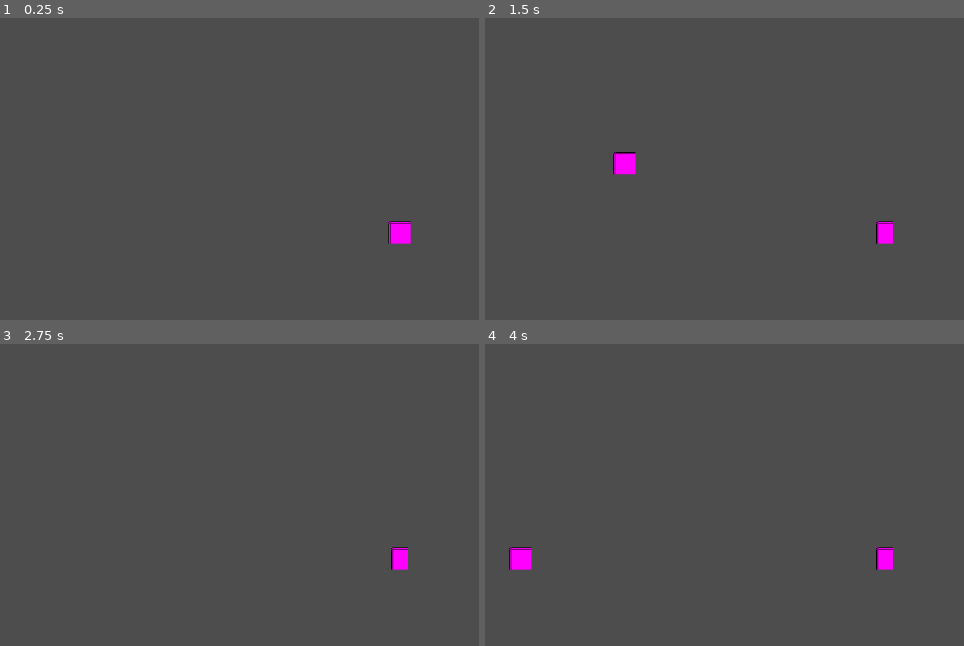
Above: before the commit, frames 1-4 (two rows, left to right).
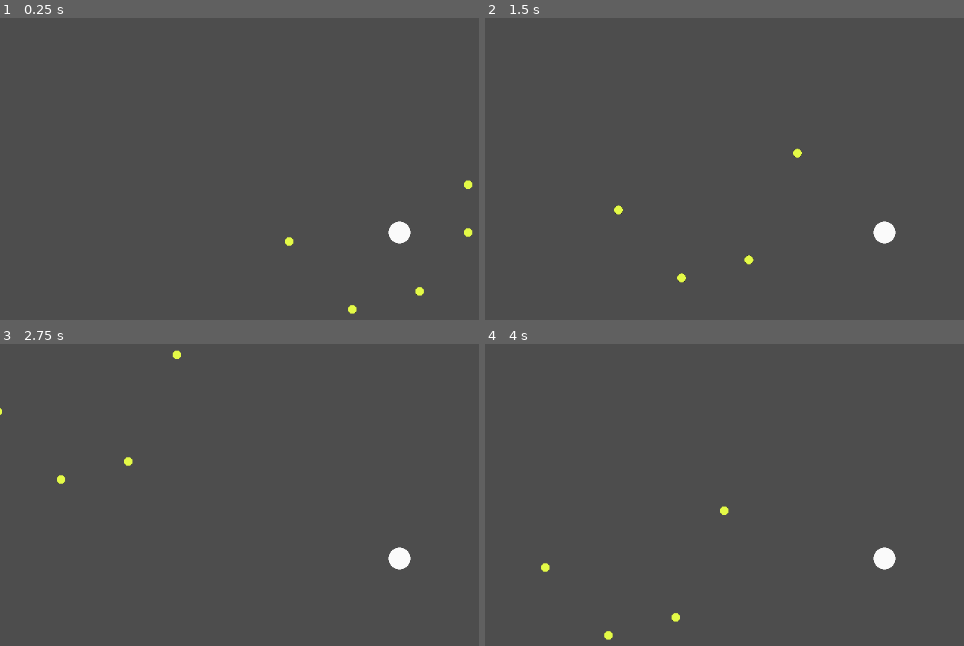
Above: after the commit, the same moments.

Repository: Mythidas/ProjectDoggo
Game: Godot game, scene res://scenes/Sandbox.tscn
Same seed, same stepped clock (60 frames per second), same inputs: the game is played once before the commit and once after it.
Inputs:
- Up to frame 1 (0.25 s): no input
- Up to frame 2 (1.5 s): tap Enter (ui_accept) at 0.5, 0.6, 0.77, 1.07, 1.35 s; hold D (move_right, bound only before the commit) 0.53-1.28 s; hold S (move_down, bound only before the commit) from 1.28 s (still down)
- Up to frame 3 (2.75 s): tap Enter (ui_accept) at 1.52, 1.82, 2.1 s; release S (move_down, bound only before the commit) at 2.03 s; hold D (move_right, bound only before the commit) from 2.03 s (still down)
- Up to frame 4 (4 s): release D (move_right, bound only before the commit) at 2.78 s; hold W (move_up, bound only before the commit) 2.78-3.53 s; tap Enter (ui_accept) at 2.85, 3.02, 3.32, 3.6, 3.77 s; hold A (move_left, bound only before the commit) from 3.53 s (still down)

The runs differ from the first frame. In frame 1, 0.6% of the frame differs, in the area x 59-99%, y 53-99%; in frame 2, 0.9%, in the area x 26-86%, y 43-88%; in frame 3, 0.4%; in frame 4, 0.9%.

Commit message:
Impl base logic for weapons and game loop

Diff:
--- /dev/null
+++ b/actors/enemy/Enemy.gd
@@ -0,0 +1,22 @@
+extends Node2D
+
+@export var health = 100.0
+@export var experience: PackedScene
+
+func _ready() -> void:
+	GameMode.register_enemy(self)
+
+func _process(_delta: float) -> void:
+	pass
+
+func damage(amt: float) -> void:
+	health -= amt
+	if health <= 0.0:
+		kill()
+
+func kill() -> void:
+	var e = experience.instantiate()
+	e.position = position
+	get_parent().add_child(e)
+	GameMode.deregister_enemy(self)
+	queue_free()
--- /dev/null
+++ b/actors/enemy/Enemy.tscn
@@ -0,0 +1,18 @@
+[gd_scene load_steps=4 format=3 uid="uid://b185hm1yewxda"]
+
+[ext_resource type="Script" uid="uid://bckjay3fdpvsm" path="res://actors/enemy/Enemy.gd" id="1_w3ph3"]
+[ext_resource type="Texture2D" uid="uid://dg2bcswhak50r" path="res://assets/sprites/Triangle.png" id="2_1fqe1"]
+[ext_resource type="PackedScene" uid="uid://x136841imjpn" path="res://actors/experience/Experience.tscn" id="2_h8hrn"]
+
+[node name="Enemy" type="Area2D"]
+script = ExtResource("1_w3ph3")
+experience = ExtResource("2_h8hrn")
+
+[node name="Sprite2D" type="Sprite2D" parent="."]
+position = Vector2(0, -4)
+scale = Vector2(0.25, 0.25)
+texture = ExtResource("2_1fqe1")
+
+[node name="CollisionPolygon2D" type="CollisionPolygon2D" parent="."]
+position = Vector2(0, -19)
+polygon = PackedVector2Array(0, 0, -15.465, 30.56, 15, 30)
--- /dev/null
+++ b/actors/experience/Experience.gd
@@ -0,0 +1,10 @@
+extends Node2D
+
+@export var value = 10
+
+@onready var player = GameMode.player
+
+func _process(_delta: float) -> void:
+	if player.position.distance_to(position) <= player.stat_manager.pickup_radius:
+		player.stat_manager.grant_xp(value)
+		queue_free()
--- /dev/null
+++ b/actors/experience/Experience.tscn
@@ -0,0 +1,10 @@
+[gd_scene load_steps=3 format=3 uid="uid://x136841imjpn"]
+
+[ext_resource type="Script" uid="uid://c0ommb6xfq1in" path="res://actors/experience/Experience.gd" id="1_0h21u"]
+[ext_resource type="Texture2D" uid="uid://0tln0y205f6k" path="res://assets/sprites/Circle.png" id="1_mph3i"]
+
+[node name="Experience" type="Sprite2D"]
+modulate = Color(0.9098039, 1, 0.28235295, 1)
+scale = Vector2(0.1, 0.1)
+texture = ExtResource("1_mph3i")
+script = ExtResource("1_0h21u")
--- /dev/null
+++ b/actors/player/Player.gd
@@ -0,0 +1,24 @@
+extends CharacterBody2D
+
+@export var speed = 300.0
+@export var spring = 0.25
+@onready var weapon_manager = $WeaponManager
+@onready var stat_manager = $StatManager
+
+func _ready() -> void:
+	GameMode.set_player(self)
+
+func _process(_delta: float) -> void:
+	pass
+
+func _physics_process(_delta: float) -> void:
+	_move_player()
+
+func _move_player() -> void:
+	var vertical := Input.get_axis("mv_up", "mv_down")
+	var horizontal := Input.get_axis("mv_left", "mv_right")
+
+	var input = Vector2(horizontal, vertical) * speed
+	velocity = velocity.lerp(input, spring)
+
+	move_and_slide()
--- /dev/null
+++ b/actors/player/Player.tscn
@@ -0,0 +1,33 @@
+[gd_scene load_steps=9 format=3 uid="uid://dmxxbyk5cvdyv"]
+
+[ext_resource type="Script" uid="uid://bowirdupxbjlk" path="res://actors/player/Player.gd" id="1_ehwws"]
+[ext_resource type="Texture2D" uid="uid://0tln0y205f6k" path="res://assets/sprites/Circle.png" id="2_dthho"]
+[ext_resource type="Script" uid="uid://7avrwashtpbq" path="res://actors/player/WeaponManager.gd" id="3_jg3c0"]
+[ext_resource type="Script" uid="uid://c0kdlydtvibft" path="res://actors/player/StatManager.gd" id="4_flecp"]
+[ext_resource type="Script" uid="uid://crj62p2o5x3ml" path="res://actors/weapons/WeaponDatabase.gd" id="4_svriy"]
+[ext_resource type="PackedScene" uid="uid://byaaxfbsddkdq" path="res://actors/weapons/DebugWeapon/DebugWeapon.tscn" id="5_fd065"]
+
+[sub_resource type="CircleShape2D" id="CircleShape2D_dthho"]
+
+[sub_resource type="Resource" id="Resource_0uenp"]
+script = ExtResource("4_svriy")
+metadata/_custom_type_script = "uid://crj62p2o5x3ml"
+
+[node name="Player" type="CharacterBody2D"]
+floor_constant_speed = true
+script = ExtResource("1_ehwws")
+
+[node name="CollisionShape2D" type="CollisionShape2D" parent="."]
+scale = Vector2(1.75, 1.75)
+shape = SubResource("CircleShape2D_dthho")
+
+[node name="Sprite2D" type="Sprite2D" parent="."]
+scale = Vector2(0.25, 0.25)
+texture = ExtResource("2_dthho")
+
+[node name="WeaponManager" type="Node2D" parent="."]
+script = ExtResource("3_jg3c0")
+database = SubResource("Resource_0uenp")
+
+[node name="StatManager" type="Node2D" parent="."]
+script = ExtResource("4_flecp")
--- /dev/null
+++ b/actors/player/StatManager.gd
@@ -0,0 +1,16 @@
+extends Node2D
+
+# Core
+@export var level: int = 1
+@export var xp: int = 0
+@export var health: float = 100.0
+
+# Passives
+@export var pickup_radius: float = 30.0
+
+func grant_xp(v: int) -> void:
+	xp += v
+	var target = (level * 50)
+	if xp >= target:
+		xp = xp - target
+		UiMaster.show_level_up_popup()
--- /dev/null
+++ b/actors/player/WeaponManager.gd
@@ -0,0 +1,16 @@
+extends Node2D
+
+@export var database: WeaponDatabase
+var weapons = []
+
+func _process(delta: float) -> void:
+	handle_weapons(delta)
+
+func add_weapon(w: Weapons.ID):
+	var instance = database.weapons[w].instantiate()
+	weapons.append(instance)
+	add_child(instance)
+
+func handle_weapons(delta: float):
+	for w in weapons:
+		w.update_weapon(delta)
--- /dev/null
+++ b/actors/projectile/Projectile.gd
@@ -0,0 +1,24 @@
+extends Area2D
+
+@export var speed := 2.0
+@export var lifetime := 5.0
+
+var velocity = Vector2(0,0)
+var timer = 0.0
+
+func _process(delta: float) -> void:
+	timer += delta
+	if timer >= lifetime:
+		queue_free()
+
+	var enemies = get_overlapping_areas()
+	for e in enemies:
+		if !GameMode.enemies.has(e): continue
+		e.damage(99.0)
+		queue_free()
+
+func _physics_process(_delta: float) -> void:
+	position += velocity * speed
+
+func shoot(v: Vector2) -> void:
+	velocity = v
--- /dev/null
+++ b/actors/projectile/Projectile.tscn
@@ -0,0 +1,16 @@
+[gd_scene load_steps=4 format=3 uid="uid://343cybjd8j5g"]
+
+[ext_resource type="Script" uid="uid://dl4yoao2iquqm" path="res://actors/projectile/Projectile.gd" id="1_nje3t"]
+[ext_resource type="Texture2D" uid="uid://0tln0y205f6k" path="res://assets/sprites/Circle.png" id="2_g1bcp"]
+
+[sub_resource type="CircleShape2D" id="CircleShape2D_cw57l"]
+
+[node name="Projectile" type="Area2D"]
+script = ExtResource("1_nje3t")
+
+[node name="CollisionShape2D" type="CollisionShape2D" parent="."]
+shape = SubResource("CircleShape2D_cw57l")
+
+[node name="Sprite2D" type="Sprite2D" parent="."]
+scale = Vector2(0.15, 0.15)
+texture = ExtResource("2_g1bcp")
--- /dev/null
+++ b/actors/weapons/DebugWeapon/DebugWeapon.gd
@@ -0,0 +1,23 @@
+extends Node2D
+
+@export var cooldown = 2.0
+@export var projectile: PackedScene
+
+var timer := 0.0
+
+func update_weapon(delta: float):
+	timer -= delta
+	if timer <= 0:
+		fire()
+		timer = cooldown
+
+func fire():
+	print("Debug Fire")
+	var enemy = GameMode.get_nearest_enemy(GameMode.player.position)
+	if enemy == null: return
+
+	var p = projectile.instantiate()
+	p.position = GameMode.player.position
+	p.shoot((enemy.position - GameMode.player.position).normalized())
+
+	GameMode.player.get_parent().add_child(p)
--- /dev/null
+++ b/actors/weapons/DebugWeapon/DebugWeapon.tscn
@@ -0,0 +1,8 @@
+[gd_scene load_steps=3 format=3 uid="uid://byaaxfbsddkdq"]
+
+[ext_resource type="Script" uid="uid://k0xghwaraj5j" path="res://actors/weapons/DebugWeapon/DebugWeapon.gd" id="1_0op1w"]
+[ext_resource type="PackedScene" uid="uid://343cybjd8j5g" path="res://actors/projectile/Projectile.tscn" id="2_xly7r"]
+
+[node name="DebugWeapon" type="Node2D"]
+script = ExtResource("1_0op1w")
+projectile = ExtResource("2_xly7r")
--- /dev/null
+++ b/actors/weapons/WeaponDatabase.gd
@@ -0,0 +1,6 @@
+extends Resource
+class_name WeaponDatabase
+
+@export var weapons := {
+	Weapons.ID.DEBUG: preload("res://actors/weapons/DebugWeapon/DebugWeapon.tscn"),
+}
--- /dev/null
+++ b/actors/weapons/Weapons.gd
@@ -0,0 +1,6 @@
+extends Node
+
+class_name Weapons
+enum ID {
+	DEBUG
+}
--- a/prefabs/follow_camera/FollowCamera.gd
+++ /dev/null
@@ -1,10 +0,0 @@
-extends Camera2D
-
-@export var target: Node2D
-
-# Called when the node enters the scene tree for the first time.
-func _ready() -> void:
-	pass # Replace with function body.
-
-func _process(delta: float) -> void:
-	position = target.position
--- a/prefabs/follow_camera/FollowCamera.tscn
+++ /dev/null
@@ -1,6 +0,0 @@
-[gd_scene load_steps=2 format=3 uid="uid://bj2q7aurlk4ou"]
-
-[ext_resource type="Script" uid="uid://cc3q3uwuctrq4" path="res://prefabs/follow_camera/FollowCamera.gd" id="1_4o7ua"]
-
-[node name="FollowCamera" type="Camera2D"]
-script = ExtResource("1_4o7ua")
--- a/prefabs/player/Player.tscn
+++ /dev/null
@@ -1,17 +0,0 @@
-[gd_scene load_steps=4 format=3 uid="uid://vqoeygfd5xd8"]
-
-[ext_resource type="Script" uid="uid://yyhwgueb6rdn" path="res://prefabs/player/PlayerController.gd" id="1_um8lo"]
-
-[sub_resource type="PlaceholderTexture2D" id="PlaceholderTexture2D_x3d5u"]
-size = Vector2(24, 32)
-
-[sub_resource type="CapsuleShape2D" id="CapsuleShape2D_um8lo"]
-
-[node name="Player" type="CharacterBody2D"]
-script = ExtResource("1_um8lo")
-
-[node name="Sprite2D" type="Sprite2D" parent="."]
-texture = SubResource("PlaceholderTexture2D_x3d5u")
-
-[node name="CollisionShape2D" type="CollisionShape2D" parent="."]
-shape = SubResource("CapsuleShape2D_um8lo")
--- a/prefabs/player/PlayerController.gd
+++ /dev/null
@@ -1,20 +0,0 @@
-extends CharacterBody2D
-
-@export var move_force: float = 800.0
-
-# Called when the node enters the scene tree for the first time.
-func _ready() -> void:
-	pass # Replace with function body.
-
-
-# Called every frame. 'delta' is the elapsed time since the previous frame.
-func _process(delta: float) -> void:
-	var input_vector = Vector2.ZERO
-
-	input_vector.x = Input.get_action_strength("move_right") - Input.get_action_strength("move_left")
-	input_vector.y = Input.get_action_strength("move_down") - Input.get_action_strength("move_up")
-	input_vector = input_vector.normalized()
-
-	# Apply movement force
-	if input_vector != Vector2.ZERO:
-		move_and_collide(input_vector * move_force * delta)
--- a/project.godot
+++ b/project.godot
@@ -15,24 +15,30 @@
 config/features=PackedStringArray("4.5", "Forward Plus")
 config/icon="res://icon.svg"
 
+[autoload]
+
+GameMode="*res://systems/GameMode.gd"
+DebugMaster="*res://systems/DebugMaster.gd"
+UiMaster="*res://systems/UIMaster.gd"
+
 [input]
 
-move_left={
+mv_left={
 "deadzone": 0.2,
 "events": [Object(InputEventKey,"resource_local_to_scene":false,"resource_name":"","device":-1,"window_id":0,"alt_press …(191 unchanged characters)…
 ]
 }
-move_right={
+mv_right={
 "deadzone": 0.2,
 "events": [Object(InputEventKey,"resource_local_to_scene":false,"resource_name":"","device":-1,"window_id":0,"alt_press …(192 unchanged characters)…
 ]
 }
-move_up={
+mv_up={
 "deadzone": 0.2,
 "events": [Object(InputEventKey,"resource_local_to_scene":false,"resource_name":"","device":-1,"window_id":0,"alt_press …(192 unchanged characters)…
 ]
 }
-move_down={
+mv_down={
 "deadzone": 0.2,
 "events": [Object(InputEventKey,"resource_local_to_scene":false,"resource_name":"","device":-1,"window_id":0,"alt_press …(192 unchanged characters)…
 ]
--- /dev/null
+++ b/scenes/LevelUp.tscn
@@ -0,0 +1,66 @@
+[gd_scene load_steps=2 format=3 uid="uid://c5m3ha6yilm0s"]
+
+[ext_resource type="Script" uid="uid://bxq1w28him5nj" path="res://scripts/LevelUpPopup.gd" id="1_5alq8"]
+
+[node name="LevelUp" type="CanvasLayer"]
+process_mode = 3
+script = ExtResource("1_5alq8")
+
+[node name="Control" type="Control" parent="."]
+layout_mode = 3
+anchors_preset = 15
+anchor_right = 1.0
+anchor_bottom = 1.0
+grow_horizontal = 2
+grow_vertical = 2
+
+[node name="ColorRect" type="ColorRect" parent="Control"]
+layout_mode = 1
+anchors_preset = 15
+anchor_right = 1.0
+anchor_bottom = 1.0
+grow_horizontal = 2
+grow_vertical = 2
+color = Color(1, 1, 1, 0.1882353)
+
+[node name="Choice1" type="Button" parent="Control/ColorRect"]
+layout_mode = 1
+anchors_preset = 8
+anchor_left = 0.5
+anchor_top = 0.5
+anchor_right = 0.5
+anchor_bottom = 0.5
+offset_left = -370.0
+offset_top = -199.0
+offset_right = -170.0
+offset_bottom = 201.0
+grow_horizontal = 2
+grow_vertical = 2
+
+[node name="Choice2" type="Button" parent="Control/ColorRect"]
+layout_mode = 1
+anchors_preset = 8
+anchor_left = 0.5
+anchor_top = 0.5
+anchor_right = 0.5
+anchor_bottom = 0.5
+offset_left = -100.0
+offset_top = -199.0
+offset_right = 100.0
+offset_bottom = 201.0
+grow_horizontal = 2
+grow_vertical = 2
+
+[node name="Choice3" type="Button" parent="Control/ColorRect"]
+layout_mode = 1
+anchors_preset = 8
+anchor_left = 0.5
+anchor_top = 0.5
+anchor_right = 0.5
+anchor_bottom = 0.5
+offset_left = 170.0
+offset_top = -199.0
+offset_right = 370.0
+offset_bottom = 201.0
+grow_horizontal = 2
+grow_vertical = 2
--- a/scenes/Sandbox.tscn
+++ b/scenes/Sandbox.tscn
@@ -1,18 +1,34 @@
-[gd_scene load_steps=4 format=3 uid="uid://c3p5nce72etof"]
+[gd_scene load_steps=6 format=3 uid="uid://c3p5nce72etof"]
 
-[ext_resource type="PackedScene" uid="uid://vqoeygfd5xd8" path="res://prefabs/player/Player.tscn" id="1_n4mgf"]
-[ext_resource type="PackedScene" uid="uid://bj2q7aurlk4ou" path="res://prefabs/follow_camera/FollowCamera.tscn" id="2_w2k4y"]
+[ext_resource type="Script" uid="uid://c0w850bj7qhc0" path="res://scripts/FollowCamera.gd" id="1_3mq1s"]
+[ext_resource type="PackedScene" uid="uid://dmxxbyk5cvdyv" path="res://actors/player/Player.tscn" id="1_unugr"]
+[ext_resource type="Script" uid="uid://d2t4ej3yjp68q" path="res://scripts/LevelManager.gd" id="1_vn80e"]
+[ext_resource type="PackedScene" uid="uid://b185hm1yewxda" path="res://actors/enemy/Enemy.tscn" id="2_n4mgf"]
+[ext_resource type="PackedScene" uid="uid://x136841imjpn" path="res://actors/experience/Experience.tscn" id="4_vn80e"]
 
-[sub_resource type="PlaceholderTexture2D" id="PlaceholderTexture2D_n4mgf"]
-size = Vector2(32, 32)
+[node name="Level" type="Node2D"]
+script = ExtResource("1_vn80e")
+enemy_scene = ExtResource("2_n4mgf")
 
-[node name="Node2D" type="Node2D"]
-
-[node name="Player" parent="." instance=ExtResource("1_n4mgf")]
-move_force = 500.0
-
-[node name="FollowCamera" parent="." node_paths=PackedStringArray("target") instance=ExtResource("2_w2k4y")]
+[node name="Camera2D" type="Camera2D" parent="." node_paths=PackedStringArray("target")]
+position = Vector2(304, 314)
+script = ExtResource("1_3mq1s")
 target = NodePath("../Player")
 
-[node name="Wall" type="Sprite2D" parent="."]
-texture = SubResource("PlaceholderTexture2D_n4mgf")
+[node name="Player" parent="." instance=ExtResource("1_unugr")]
+position = Vector2(1, 0)
+
+[node name="Experience" parent="." instance=ExtResource("4_vn80e")]
+position = Vector2(99.99999, 0)
+
+[node name="Experience2" parent="." instance=ExtResource("4_vn80e")]
+position = Vector2(30.00003, 85)
+
+[node name="Experience3" parent="." instance=ExtResource("4_vn80e")]
+position = Vector2(99.99999, -68.999985)
+
+[node name="Experience4" parent="." instance=ExtResource("4_vn80e")]
+position = Vector2(-67, 111)
+
+[node name="Experience5" parent="." instance=ExtResource("4_vn80e")]
+position = Vector2(-158, 12.999998)
--- /dev/null
+++ b/scripts/FollowCamera.gd
@@ -0,0 +1,6 @@
+extends Camera2D
+
+@export var target: Node2D
+
+func _process(_delta: float) -> void:
+	position = target.position
--- /dev/null
+++ b/scripts/LevelManager.gd
@@ -0,0 +1,20 @@
+extends Node2D
+
+@export var enemy_scene: PackedScene
+
+var _timer = 0.0
+var enemy_pool: Node2D
+
+func _ready() -> void:
+	enemy_pool = Node2D.new()
+	enemy_pool.name = "EnemyPool"
+	add_child(enemy_pool)
+
+func _process(delta: float) -> void:
+	_timer += delta
+	_spawn_enemies()
+
+func _spawn_enemies() -> void:
+	if _timer >= 10.0 && enemy_pool.get_children().size() < 10:
+		var enemy = enemy_scene.instantiate()
+		enemy_pool.add_child(enemy)
--- /dev/null
+++ b/scripts/LevelUpPopup.gd
@@ -0,0 +1,15 @@
+extends CanvasLayer
+
+@onready var choice1 = $Control/ColorRect/Choice1
+@onready var choice2 = $Control/ColorRect/Choice2
+@onready var choice3 = $Control/ColorRect/Choice3
+
+func _ready() -> void:
+	# Connect signals safely (won't crash if node is missing)
+	choice1.pressed.connect(_on_choice_selected.bind(1))
+	choice2.pressed.connect(_on_choice_selected.bind(2))
+	choice3.pressed.connect(_on_choice_selected.bind(3))
+
+func _on_choice_selected(_choice_id: int) -> void:
+	GameMode.player.weapon_manager.add_weapon(Weapons.ID.DEBUG)
+	UiMaster.hide_level_up_popup()
--- /dev/null
+++ b/systems/DebugMaster.gd
@@ -0,0 +1,11 @@
+extends Node2D
+
+var weapon = Weapons.ID.DEBUG
+
+func _process(_delta: float) -> void:
+	_test_adding_weapon()
+	pass
+
+func _test_adding_weapon() -> void:
+	if Input.is_action_just_pressed("ui_accept"):
+		GameMode.player.weapon_manager.add_weapon(weapon)
--- /dev/null
+++ b/systems/GameMode.gd
@@ -0,0 +1,23 @@
+extends Node
+
+var player: Node2D = null
+var enemies := []
+
+func set_player(p):
+	player = p
+
+func register_enemy(e):
+	enemies.append(e)
+
+func deregister_enemy(e):
+	enemies.erase(e)
+
+func get_nearest_enemy(pos: Vector2):
+	var nearest = null
+	var nearest_dist = INF
+	for e in enemies:
+		var d = pos.distance_to(e.global_position)
+		if d < nearest_dist:
+			nearest = e
+			nearest_dist = d
+	return nearest
--- /dev/null
+++ b/systems/UIMaster.gd
@@ -0,0 +1,16 @@
+extends Node
+
+var level_up_popup: CanvasLayer
+
+func _ready() -> void:
+	level_up_popup = preload("res://scenes/LevelUp.tscn").instantiate()
+	level_up_popup.hide()
+	add_child(level_up_popup)
+
+func show_level_up_popup():
+	get_tree().paused = true
+	level_up_popup.show()
+
+func hide_level_up_popup():
+	get_tree().paused = false
+	level_up_popup.hide()
Not shown, added: actors/enemy/Enemy.gd.uid
Not shown, added: actors/experience/Experience.gd.uid
Not shown, added: actors/player/Player.gd.uid
Not shown, added: actors/player/StatManager.gd.uid
Not shown, added: actors/player/WeaponManager.gd.uid
Not shown, added: actors/projectile/Projectile.gd.uid
Not shown, added: actors/weapons/DebugWeapon/DebugWeapon.gd.uid
Not shown, added: actors/weapons/WeaponDatabase.gd.uid
Not shown, added: actors/weapons/Weapons.gd.uid
Binary file added: assets/sprites/Circle.png
Not shown, added: assets/sprites/Circle.png.import
Binary file added: assets/sprites/Square.png
(and 11 more such lines)
